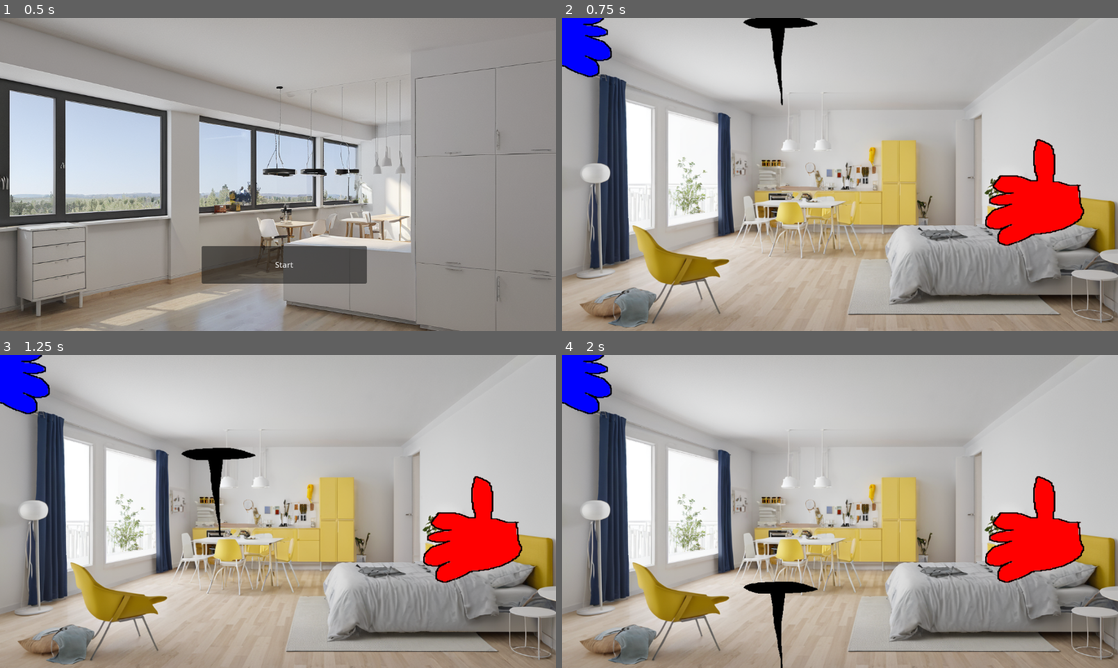
Above: before the commit, frames 1-4 (two rows, left to right).
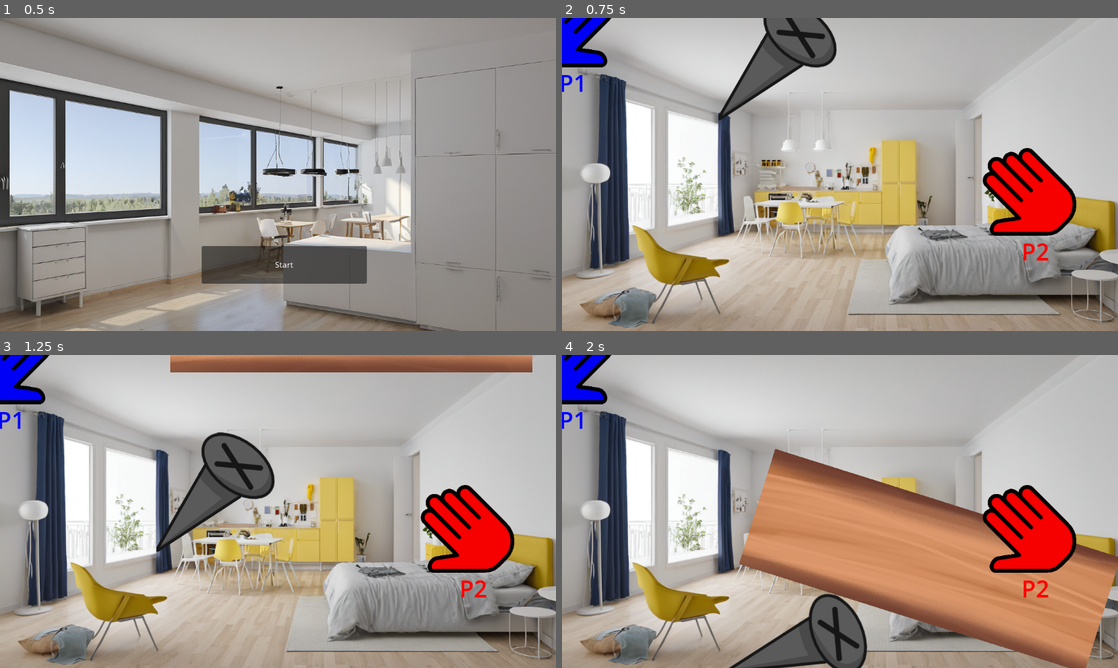
Above: after the commit, the same moments.

Repository: The-KTC/ikea_furniture_fun
Game: Godot game, scene res://start.tscn
The game is run twice, just before and just after one commit, with the same random seed, the same clock (stepped at 60 frames per second) and the same inputs.
Inputs:
- Up to frame 1 (0.5 s): no input
- Up to frame 2 (0.75 s): click "Start" at 0.5 s
- Up to frame 3 (1.25 s): no input
- Up to frame 4 (2 s): no input

Frame 1 is identical in both runs. In frame 2, 6.5% of the frame differs, in the area x 0-94%, y 0-78%; in frame 3, 10%; in frame 4, 30%, in the area x 0-100%, y 0-100%.

Commit message:
better sprites

Diff:
--- a/hand.gd
+++ b/hand.gd
@@ -4,6 +4,11 @@
 var velocity = Vector2.ZERO
 var inHand = null # werkzeug
 var hatInHand = false
+
+func _ready():
+	get_node("Label").set_text(player)
+	if player == "P1":
+		get_node("Sprite2D").flip_h = true
 
 func _process(delta):
 	self.position += velocity * speed
--- a/hand.tscn
+++ b/hand.tscn
@@ -1,12 +1,13 @@
 [gd_scene load_steps=4 format=3 uid="uid://d4bohhn7dd7wq"]
 
 [ext_resource type="Script" path="res://hand.gd" id="1_mdsvl"]
-[ext_resource type="Texture2D" uid="uid://badl3mlmbrgx2" path="res://UI/hand.png" id="2_lp73m"]
+[ext_resource type="Texture2D" uid="uid://k0udp8xk5j3g" path="res://sprites/Download.png" id="2_ncks5"]
 
 [sub_resource type="RectangleShape2D" id="RectangleShape2D_61f28"]
-size = Vector2(166, 199)
+size = Vector2(189, 157.495)
 
 [node name="Hand" type="Node2D"]
+z_index = 1
 script = ExtResource("1_mdsvl")
 
 [node name="Sprite2D" type="Sprite2D" parent="."]
@@ -15,12 +16,22 @@
 texture_filter = 2
 texture_repeat = 2
 scale = Vector2(0.901389, 0.901389)
-texture = ExtResource("2_lp73m")
+texture = ExtResource("2_ncks5")
 
 [node name="Area2D" type="Area2D" parent="."]
 collision_layer = 0
 collision_mask = 2
 
 [node name="CollisionShape2D" type="CollisionShape2D" parent="Area2D"]
-position = Vector2(5, 1.5)
+position = Vector2(-9.76805, -9.84411)
+rotation = -0.224008
+scale = Vector2(1, 1)
 shape = SubResource("RectangleShape2D_61f28")
+
+[node name="Label" type="Label" parent="."]
+offset_left = -17.0
+offset_top = 90.0
+offset_right = 40.0
+offset_bottom = 157.0
+theme_override_font_sizes/font_size = 48
+text = "P1"
--- a/items.tscn
+++ b/items.tscn
@@ -7,7 +7,6 @@
 
 [node name="Items" type="RigidBody2D"]
 collision_layer = 2
-collision_mask = 2
 script = ExtResource("1_de2ti")
 
 [node name="Sprite2D" type="Sprite2D" parent="."]
--- a/level1.tscn
+++ b/level1.tscn
@@ -1,8 +1,9 @@
-[gd_scene load_steps=5 format=3 uid="uid://ci0oflngiymbc"]
+[gd_scene load_steps=6 format=3 uid="uid://ci0oflngiymbc"]
 
 [ext_resource type="Texture2D" uid="uid://c0yvqo62mdn1" path="res://UI/level1.png" id="1_7fyrc"]
 [ext_resource type="PackedScene" uid="uid://vua825pr3fsj" path="res://nagel.tscn" id="2_fnhkw"]
 [ext_resource type="PackedScene" uid="uid://d4bohhn7dd7wq" path="res://hand.tscn" id="2_l44ch"]
+[ext_resource type="PackedScene" uid="uid://08myf1y7t4mk" path="res://wood.tscn" id="4_mbipq"]
 
 [sub_resource type="WorldBoundaryShape2D" id="WorldBoundaryShape2D_dwnrj"]
 normal = Vector2(0.005, -0.99)
@@ -17,7 +18,6 @@
 [node name="Hand" parent="." instance=ExtResource("2_l44ch")]
 modulate = Color(0, 0, 1, 1)
 position = Vector2(11, 11)
-scale = Vector2(-1, 1)
 
 [node name="Nagel" parent="." instance=ExtResource("2_fnhkw")]
 position = Vector2(449, 77)
@@ -39,7 +39,6 @@
 y_sort_enabled = true
 position = Vector2(674, 4)
 disable_mode = 2
-collision_layer = 2
 collision_mask = 0
 
 [node name="CollisionShape2D" type="CollisionShape2D" parent="StaticBody2D"]
@@ -48,3 +47,8 @@
 y_sort_enabled = true
 position = Vector2(-492, 649)
 shape = SubResource("WorldBoundaryShape2D_dwnrj")
+
+[node name="Wood" parent="." instance=ExtResource("4_mbipq")]
+position = Vector2(728, -297)
+collision_layer = 3
+collision_mask = 3
--- a/nagel.tscn
+++ b/nagel.tscn
@@ -1,17 +1,14 @@
-[gd_scene load_steps=4 format=3 uid="uid://vua825pr3fsj"]
+[gd_scene load_steps=3 format=3 uid="uid://vua825pr3fsj"]
 
-[ext_resource type="PackedScene" uid="uid://kb62dt0xx8qy" path="res://items.tscn" id="1_2sb16"]
-[ext_resource type="Texture2D" uid="uid://bjb72bftlfj0m" path="res://UI/nagel.png" id="1_bes1l"]
+[ext_resource type="Script" path="res://items.gd" id="1_bdec0"]
+[ext_resource type="Texture2D" uid="uid://b4taj1dw3nv0v" path="res://sprites/Schraube.png" id="3_d1rh8"]
 
-[sub_resource type="RectangleShape2D" id="RectangleShape2D_m32v4"]
-size = Vector2(156, 185.5)
+[node name="Nagel" type="RigidBody2D"]
+collision_layer = 2
+script = ExtResource("1_bdec0")
 
-[node name="Nagel" instance=ExtResource("1_2sb16")]
+[node name="Sprite2D" type="Sprite2D" parent="."]
+texture = ExtResource("3_d1rh8")
 
-[node name="Sprite2D" parent="." index="0"]
-position = Vector2(4, 0)
-texture = ExtResource("1_bes1l")
-
-[node name="CollisionShape2D" parent="." index="1"]
-position = Vector2(4, 0.25)
-shape = SubResource("RectangleShape2D_m32v4")
+[node name="CollisionPolygon2D" type="CollisionPolygon2D" parent="."]
+polygon = PackedVector2Array(-125, 119, -25, -60, -25, -121, 26, -125, 124, -48, 119, -6, 54, 8)
--- a/wood.tscn
+++ b/wood.tscn
@@ -1,17 +1,17 @@
 [gd_scene load_steps=4 format=3 uid="uid://08myf1y7t4mk"]
 
 [ext_resource type="PackedScene" uid="uid://kb62dt0xx8qy" path="res://items.tscn" id="1_8japv"]
-[ext_resource type="Texture2D" uid="uid://uyhrm2k6vhlv" path="res://UI/wood.png" id="1_h7dpe"]
+[ext_resource type="Texture2D" uid="uid://dbl3x6nfvax4t" path="res://sprites/Brett.png" id="2_6yler"]
 
 [sub_resource type="RectangleShape2D" id="RectangleShape2D_y6so2"]
-size = Vector2(255, 64)
+size = Vector2(750, 251)
 
 [node name="Wood" instance=ExtResource("1_8japv")]
 
 [node name="Sprite2D" parent="." index="0"]
-texture = ExtResource("1_h7dpe")
+texture = ExtResource("2_6yler")
 
 [node name="CollisionShape2D" parent="." index="1"]
-position = Vector2(0.5, 1)
-rotation = -0.015708
+position = Vector2(-2.38419e-07, -0.5)
+scale = Vector2(1, 1)
 shape = SubResource("RectangleShape2D_y6so2")
Binary file added: sprites/Brett.png
Not shown, added: sprites/Brett.png.import
Binary file added: sprites/DickesBrett.png
Not shown, added: sprites/DickesBrett.png.import
Binary file added: sprites/Download.png
Not shown, added: sprites/Download.png.import
Binary file added: sprites/Schraube.png
Not shown, added: sprites/Schraube.png.import
Binary file added: sprites/Schraube2.png
Not shown, added: sprites/Schraube2.png.import
Binary file added: sprites/langesBrett.png
Not shown, added: sprites/langesBrett.png.import
(and 1 more such lines)
